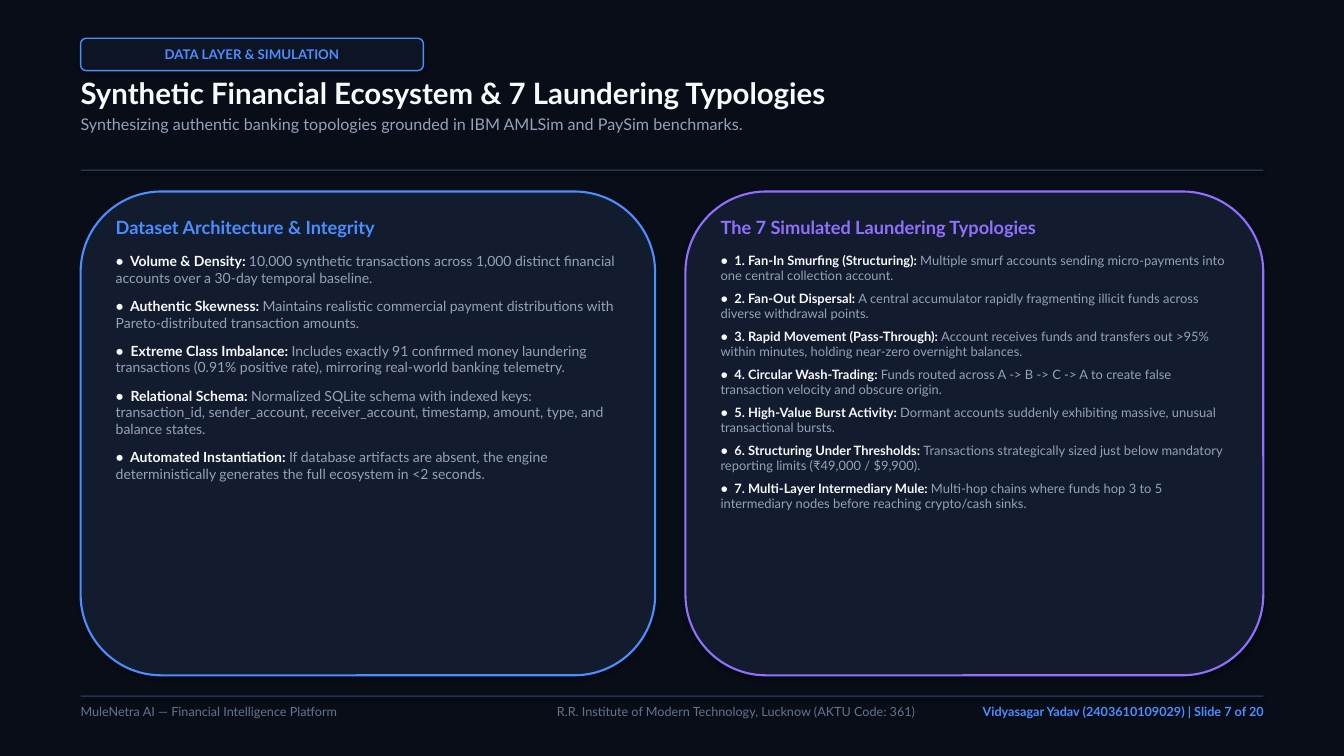
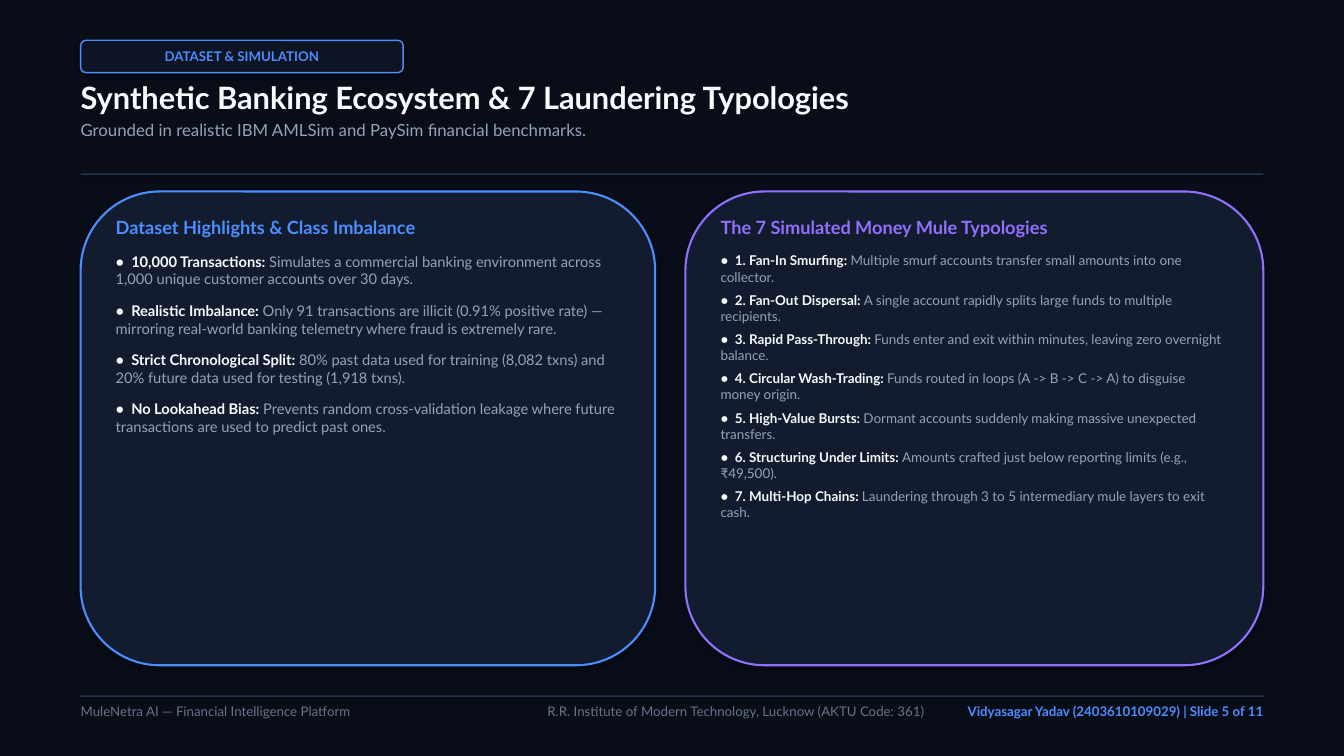
Before and after one commit to vidyasagar0007/MuleNetra-AI, a slide deck: slide 5 of reports/MuleNetra_AI_BTech_Presentation_Vidyasagar_Yadav.pptx (slide 7 before the commit). Drawn at 1344x756 pixels with LibreOffice and Linux fonts; fonts in the diff are those of the drawing. Boxes give left, top, right and bottom in pixels: in the first picture for what was removed or moved away, otherwise in the second. Text is boxed around its words. In the diff, an @@ line names an element or a change of style, - is before the commit and + after.

Commit message:
Update presentation deck to concise 11-slide interview-ready format

```diff
--- a/reports/MuleNetra_AI_BTech_Presentation_Vidyasagar_Yadav.pptx
+++ b/reports/MuleNetra_AI_BTech_Presentation_Vidyasagar_Yadav.pptx
@@ rounded rectangle "DATASET & SIMULATION": place and size @@
-rounded rectangle "DATASET & SIMULATION" at bbox=[81, 38, 423, 71]
+rounded rectangle "DATASET & SIMULATION" at bbox=[81, 40, 403, 73]
@@ text in rounded rectangle at bbox=[165, 51, 319, 61]: text changed @@
-DATA LAYER & SIMULATION
+DATASET & SIMULATION
@@ text at bbox=[81, 86, 849, 139]: text changed; size 11.5 to 12 pt @@
-Synthetic Financial Ecosystem & 7 Laundering Typologies
-Synthesizing authentic banking topologies grounded in IBM AMLSim and PaySim benchmarks.
+Synthetic Banking Ecosystem & 7 Laundering Typologies
+Grounded in realistic IBM AMLSim and PaySim financial benchmarks.
@@ rectangle: place and size @@
-rectangle at bbox=[81, 169, 1263, 170]
+rectangle at bbox=[81, 173, 1263, 174]
@@ rounded rectangle: place and size @@
-rounded rectangle at bbox=[81, 192, 655, 676]
+rounded rectangle at bbox=[81, 192, 655, 665]
@@ rounded rectangle: place and size @@
-rounded rectangle at bbox=[686, 192, 1263, 676]
+rounded rectangle at bbox=[686, 192, 1263, 665]
@@ text at bbox=[116, 220, 614, 435]: text changed; size 10 to 10.5 pt @@
-Dataset Architecture & Integrity
-• Volume & Density: 10,000 synthetic transactions across 1,000 distinct financial accounts over a 30-day temporal baseline.
-• Authentic Skewness: Maintains realistic commercial payment distributions with Pareto-distributed transaction amounts.
-• Extreme Class Imbalance: Includes exactly 91 confirmed money laundering transactions (0.91% positive rate), mirroring real-world banking telemetry.
-• Relational Schema: Normalized SQLite schema with indexed keys: transaction_id, sender_account, receiver_account, timestamp, amount, type, and balance states.
-• Automated Instantiation: If database artifacts are absent, the engine deterministically generates the full ecosystem in <2 seconds.
+Dataset Highlights & Class Imbalance
+• 10,000 Transactions: Simulates a commercial banking environment across 1,000 unique customer accounts over 30 days.
+• Realistic Imbalance: Only 91 transactions are illicit (0.91% positive rate) — mirroring real-world banking telemetry where fraud is extremely rare.
+• Strict Chronological Split: 80% past data used for training (8,082 txns) and 20% future data used for testing (1,918 txns).
+• No Lookahead Bias: Prevents random cross-validation leakage where future transactions are used to predict past ones.
@@ text at bbox=[721, 220, 1221, 517]: text changed; size 9.2 to 9.6 pt @@
-The 7 Simulated Laundering Typologies
-• 1. Fan-In Smurfing (Structuring): Multiple smurf accounts sending micro-payments into one central collection account.
-• 2. Fan-Out Dispersal: A central accumulator rapidly fragmenting illicit funds across diverse withdrawal points.
-• 3. Rapid Movement (Pass-Through): Account receives funds and transfers out >95% within minutes, holding near-zero overnight balances.
-• 4. Circular Wash-Trading: Funds routed across A -> B -> C -> A to create false transaction velocity and obscure origin.
-• 5. High-Value Burst Activity: Dormant accounts suddenly exhibiting massive, unusual transactional bursts.
-• 6. Structuring Under Thresholds: Transactions strategically sized just below mandatory reporting limits (₹49,000 / $9,900).
-• 7. Multi-Layer Intermediary Mule: Multi-hop chains where funds hop 3 to 5 intermediary nodes before reaching crypto/cash sinks.
+The 7 Simulated Money Mule Typologies
+• 1. Fan-In Smurfing: Multiple smurf accounts transfer small amounts into one collector.
+• 2. Fan-Out Dispersal: A single account rapidly splits large funds to multiple recipients.
+• 3. Rapid Pass-Through: Funds enter and exit within minutes, leaving zero overnight balance.
+• 4. Circular Wash-Trading: Funds routed in loops (A -> B -> C -> A) to disguise money origin.
+• 5. High-Value Bursts: Dormant accounts suddenly making massive unexpected transfers.
+• 6. Structuring Under Limits: Amounts crafted just below reporting limits (e.g., ₹49,500).
+• 7. Multi-Hop Chains: Laundering through 3 to 5 intermediary mule layers to exit cash.
@@ text "MuleNetra AI — Financial Intelligence ..." at bbox=[81, 706, 351, 719]: size 9 to 9.5 pt @@
@@ text "R.R. Institute of Modern Technology, ..." at bbox=[547, 706, 924, 719]: size 9 to 9.5 pt @@
@@ text at bbox=[968, 705, 1263, 719]: text changed; size 9 to 9.5 pt @@
-Vidyasagar Yadav (2403610109029) | Slide 7 of 20
+Vidyasagar Yadav (2403610109029) | Slide 5 of 11
```
Also in this commit, not shown: 3 other slides changed, 7 slides added, 16 slides removed, 1 other file.
